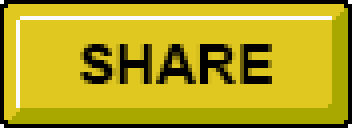
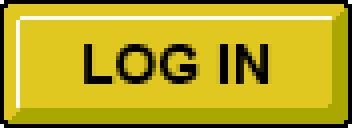
Layer changes from the first w=352, h=128 image to the second:
added layer "LOG IN" above "SHARE" over <box>84,44,272,84</box>
hid "SHARE" over <box>80,44,272,84</box>
